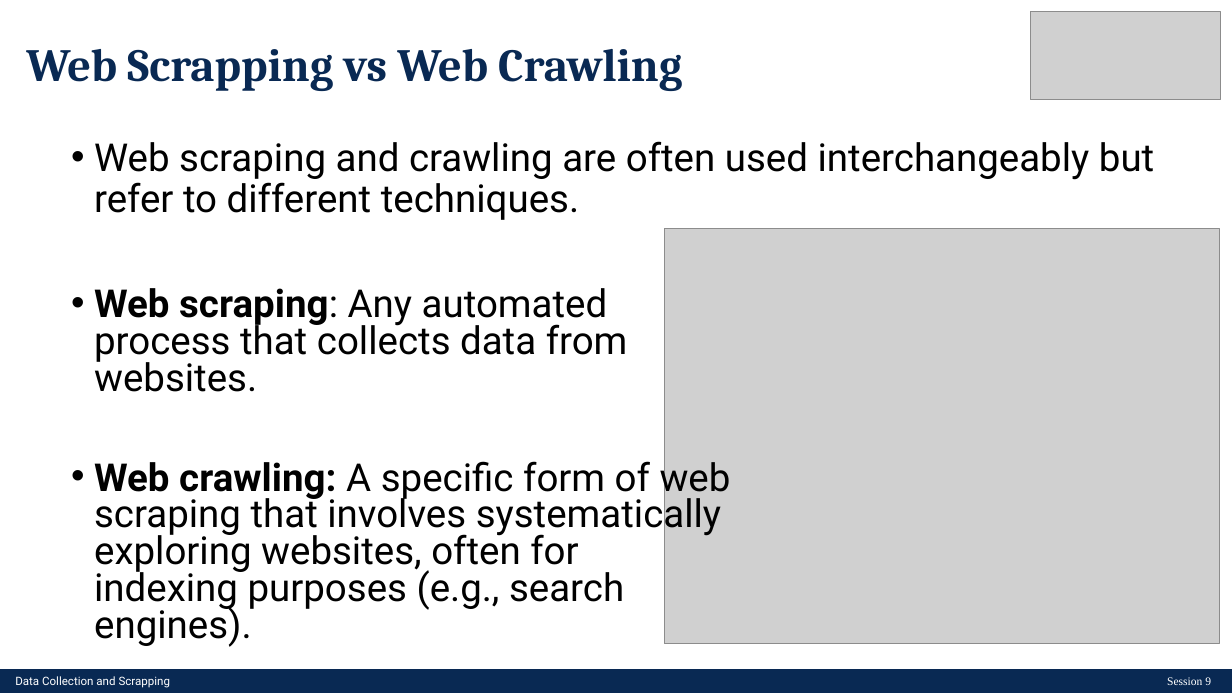
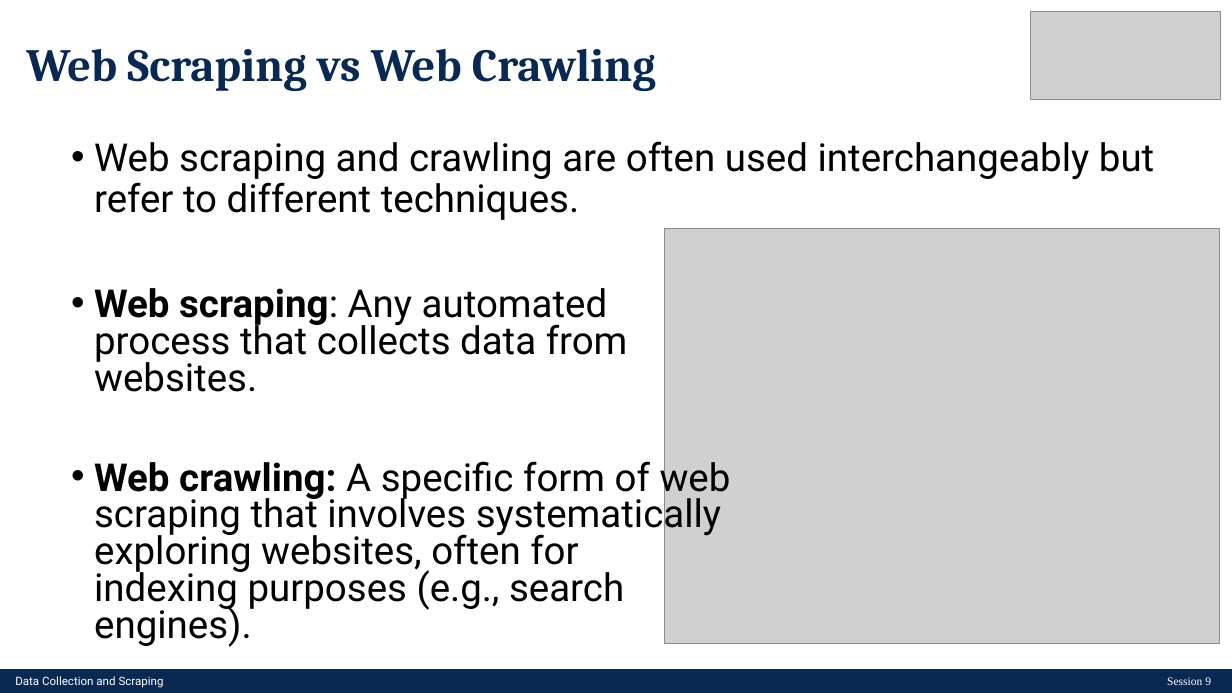
Before and after one commit to LCDA-UCP/tac-hands-on, a slide deck: slide 14 of lectures/TAC-Session9.pptx. Drawn at 1232x693 pixels with LibreOffice and Linux fonts; fonts in the diff are those of the drawing; grey boxes stand for pictures. Boxes give left, top, right and bottom in pixels: in the first picture for what was removed or moved away, otherwise in the second. Text is boxed around its words. In the diff, an @@ line names an element or a change of style, - is before the commit and + after.

```diff
--- a/lectures/TAC-Session9.pptx
+++ b/lectures/TAC-Session9.pptx
@@ title at bbox=[26, 49, 656, 91]: text changed @@
-Web Scrapping vs Web Crawling
+Web Scraping vs Web Crawling
@@ text at bbox=[15, 676, 164, 688]: text changed @@
-Data Collection and Scrapping
+Data Collection and Scraping
```
Also in this commit, not shown: 25 other slides changed, 1 other file.
